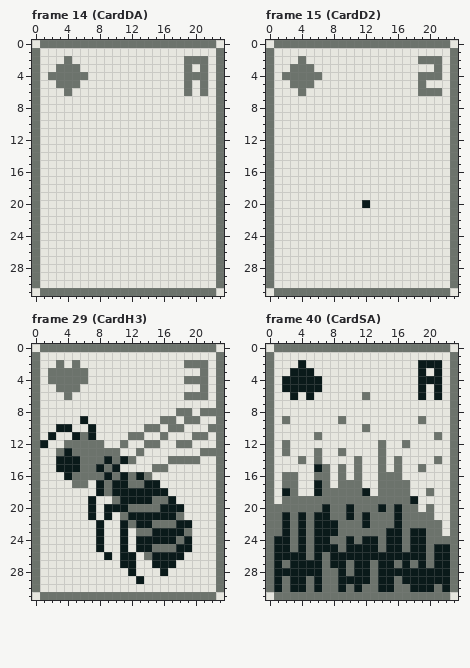
Two versions of one pixel-art file, assets/atlas/card.aseprite. This is how it looked before the edit.
24x32 pixels, 60 frames. Shown: frame 14 (CardDA), frame 15 (CardD2), frame 29 (CardH3), frame 40 (CardSA). The commit also changed other frames, which this record leaves out.
After the commit:
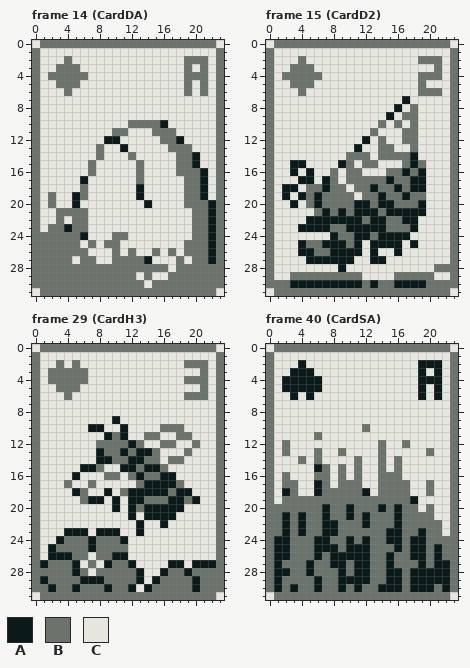
Palette (. is transparent): A #0a1a1a  B #6c736c  C #e6e6df
Edits made:
Changed rows in their new state; - is an unchanged pixel.
Frame 14 (CardDA), layer "face":
first column x 1:
10 -----------BBBBA------
11 ---------BB---BBB-----
12 --------AA-----BBA----
13 -------B--A-----BBB---
14 -------B---B-----BBA--
15 ------B-----B----BBA--
16 ------B-----B----BBBA-
17 -----A------B-----BBA-
18 -----B------A-----BBA-
19 -B--AB------A-----BBA-
20 -B--A--------A----BBBA
21 --BBBB-------------BBA
22 --B-BB-------------BBA
23 -BBABB-------------BBA
24 BBBBBA---BB--------BBA
25 BBBBB-B-BB--------BBBA
26 BBBBBB---B-B--B-B-BBBA
27 BBBB-BB--BBBBA---B-BBA
28 BBBBBBBBBBBBBBBB-BBBBB
29 BBBBBBBBBBBB-B--BBBBBB
30 BBBBBBBBBBBBB-BBBBBBBB
Frame 15 (CardD2), layer "face":
first column x 1:
 7 ----------------A-----
 8 ---------------A-B----
 9 --------------A-BB----
10 -------------B-B-B----
11 ------------B---BB----
12 -----------A-B--BB----
13 ----------A--BB--B----
14 ---------BBB-BBBBA----
15 --AA----AB-BB---BAB---
16 --A-A--B-BB---BBABA---
17 ---AA-AB-BBBBBABBAA---
18 -AA-BBABB-BBABBABAA---
19 -A-ABABBBB-BBABBABB---
20 --A-BABBBBA-BAABBBA---
21 -----BABABAAABAAAAA---
22 ----AAAAAAABAABBAA----
23 ---AAAABBAAAAABBBA----
24 -------ABBAABAAAA-----
25 ---ABBAAABA-AAAA-A----
26 ---AABBAAAA-A--A------
27 ----AAAAAA--AA--------
28 --------A-----------BB
29 --BBBBBBBBB----BBBBB--
30 BBAAAAAAAAABABBAAAABBB
Frame 29 (CardH3), layer "face":
first column x 1:
 8 -----------------CC-CC
 9 -----C---A-----CC-CC--
10 --CC---A--A--CCB-----C
11 -C--CCC-ABACCBBC-BBCC-
12 C--CCCC-BB-ABCCBBCCB--
13 --CCCCCA--ABAAB---B-CC
14 --CCCCCA--BAABB---CC--
15 --CCCAABCCAABAA-------
16 ---CACCCB-C---BAA-----
17 ---BCCBCCCCC---AAB----
18 ----AB-CACB-----BAA---
19 -----B-A-AC--B---ABA--
20 ------C-C-CA-AA-------
21 ------C-C-C-C----C----
22 -------C--CC-CCACCC---
23 ---AAA--AAC-ACCCCCC---
24 --ABBBABBB--CCCCCCC---
25 -ABBBBABBBB-CCCCCCC---
26 -AAABB-BBA-C-CCCCC----
27 ABBBA-B-ABB---CC-A-AAA
28 BBBBAB-BBBBBA---BBABBB
29 ABBBBAAABBBB--ABBBBABB
30 BABBABBBABBA-ABBBBBABB
Frame 40 (CardSA), layer "face":
first column x 2:
 6 ----------C---------
 9 C------C---------C--
11 -------------------C
13 ------------------B-
14 -------------------C
15 -----------------C--
16 -C------------------
17 ------------------B-
first column x 3:
21 ---B----------------
22 ---B----------------
23 ---B-----------B----
24 -B--------B---------
25 -B--------B-B------B
26 BB--------BB-BB----B
27 BB-B-------B--B-----
28 BB-B-------B--B-----
29 BB---------B-AB-----
30 -B-----------A------
